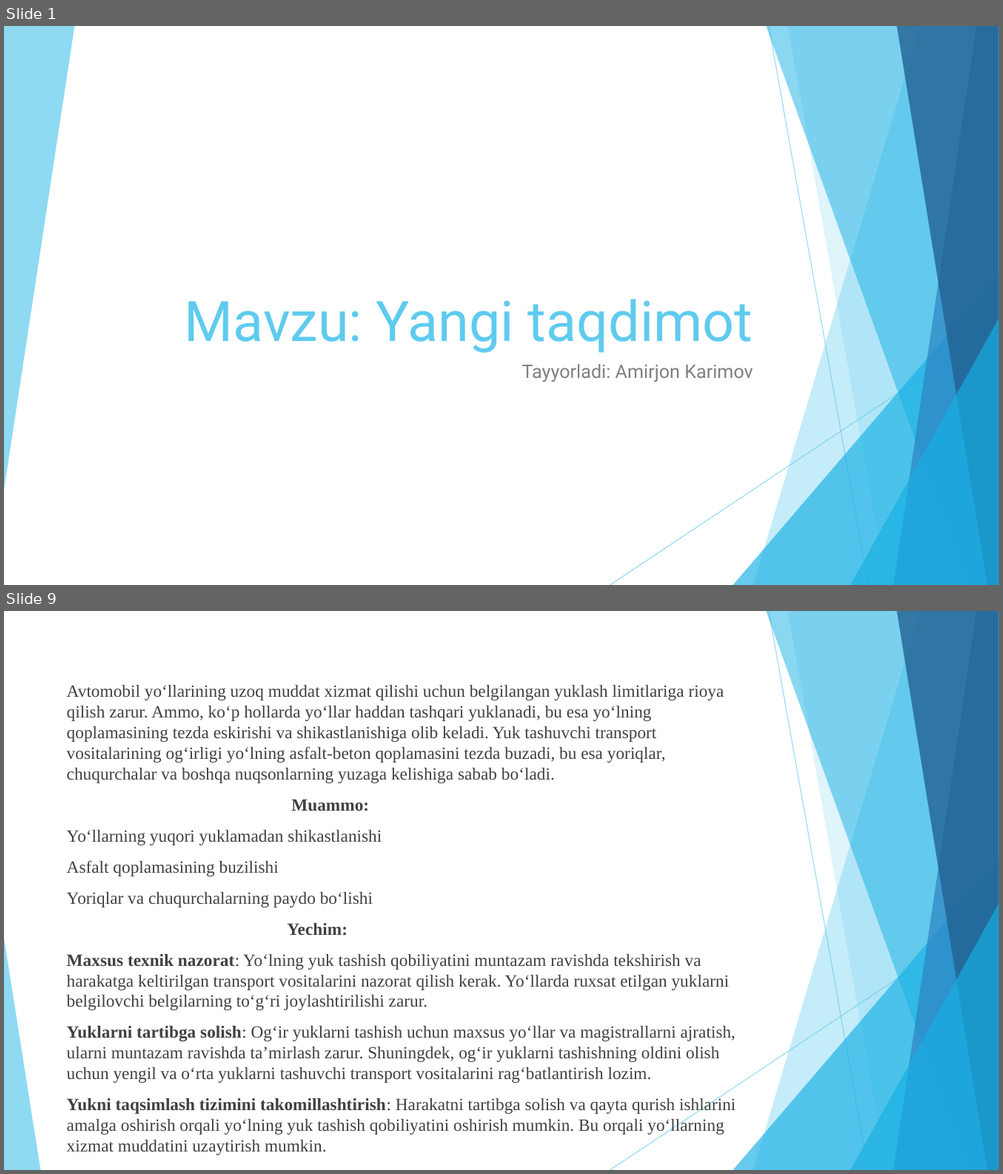
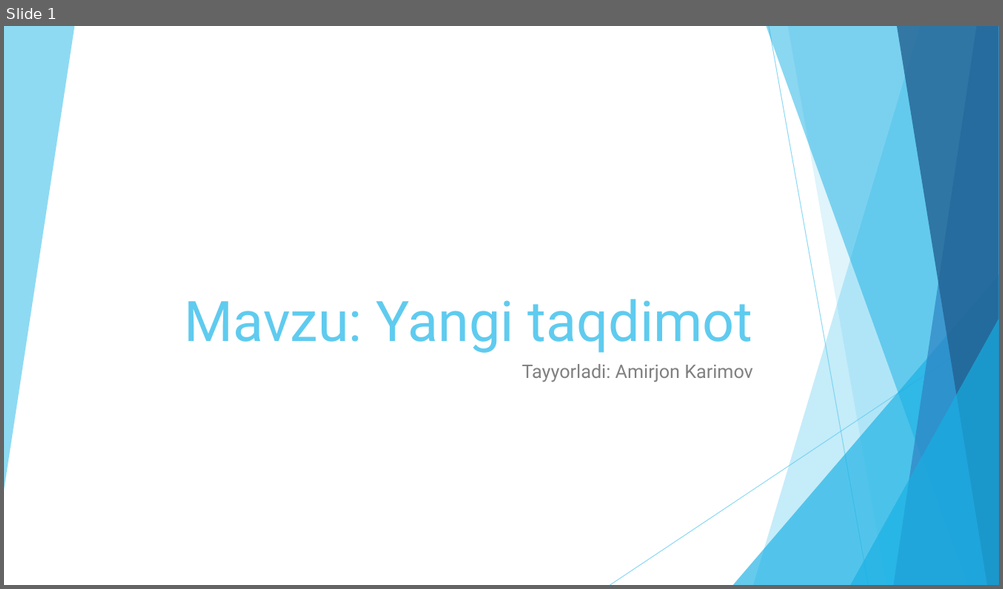
Before and after one commit to AmirjonKarimov2007/ai_bot, a slide deck: edited_shablon.pptx. Shown one above the other, each under a label of ours: slides 1 and 9 before the commit, slide 1 after it; the slides between them are not shown. The pictures are 1003x1174 and 1003x589 pixels, drawn with LibreOffice and Linux fonts; fonts in the diff are those of the drawing. Boxes give left, top, right and bottom in pixels: in the first picture for what was removed or moved away, otherwise in the second. Text is boxed around its words. In the diff, an @@ line names an element or a change of style, - is before the commit and + after.

```diff
--- a/edited_shablon.pptx
+++ b/edited_shablon.pptx
@@ slide 9 removed at [4, 611, 999, 1170], background #FFFFFF; not listed: 9 template elements that a slide beside it also shows @@
@@ text removed at [67, 685, 735, 1156] @@
-Avtomobil yo‘llarining uzoq muddat xizmat qilishi uchun belgilangan yuklash limitlariga rioya qilish zarur. Ammo, ko‘p hollarda yo‘llar haddan tashqari yuklanadi, bu esa yo‘lning qoplamasining tezda eskirishi va shikastlanishiga olib keladi. Yuk tashuvchi transport vositalarining og‘irligi yo‘lning asfalt-beton qoplamasini tezda buzadi, bu esa yoriqlar, chuqurchalar va boshqa nuqsonlarning yuzaga kelishiga sabab bo‘ladi.
-Muammo:
-Yo‘llarning yuqori yuklamadan shikastlanishi
-Asfalt qoplamasining buzilishi
-Yoriqlar va chuqurchalarning paydo bo‘lishi
-Yechim:
-Maxsus texnik nazorat: Yo‘lning yuk tashish qobiliyatini muntazam ravishda tekshirish va harakatga keltirilgan transport vositalarini nazorat qilish kerak. Yo‘llarda ruxsat etilgan yuklarni belgilovchi belgilarning to‘g‘ri joylashtirilishi zarur.
-Yuklarni tartibga solish: Og‘ir yuklarni tashish uchun maxsus yo‘llar va magistrallarni ajratish, ularni muntazam ravishda ta’mirlash zarur. Shuningdek, og‘ir yuklarni tashishning oldini olish uchun yengil va o‘rta yuklarni tashuvchi transport vositalarini rag‘batlantirish lozim.
-Yukni taqsimlash tizimini takomillashtirish: Harakatni tartibga solish va qayta qurish ishlarini amalga oshirish orqali yo‘lning yuk tashish qobiliyatini oshirish mumkin. Bu orqali yo‘llarning xizmat muddatini uzaytirish mumkin.
@@ triangle removed at [4, 939, 40, 1170] @@
```
Also in this commit, not shown: 2 slides changed, 4 slides added, 8 other slides removed, 3 other files.
